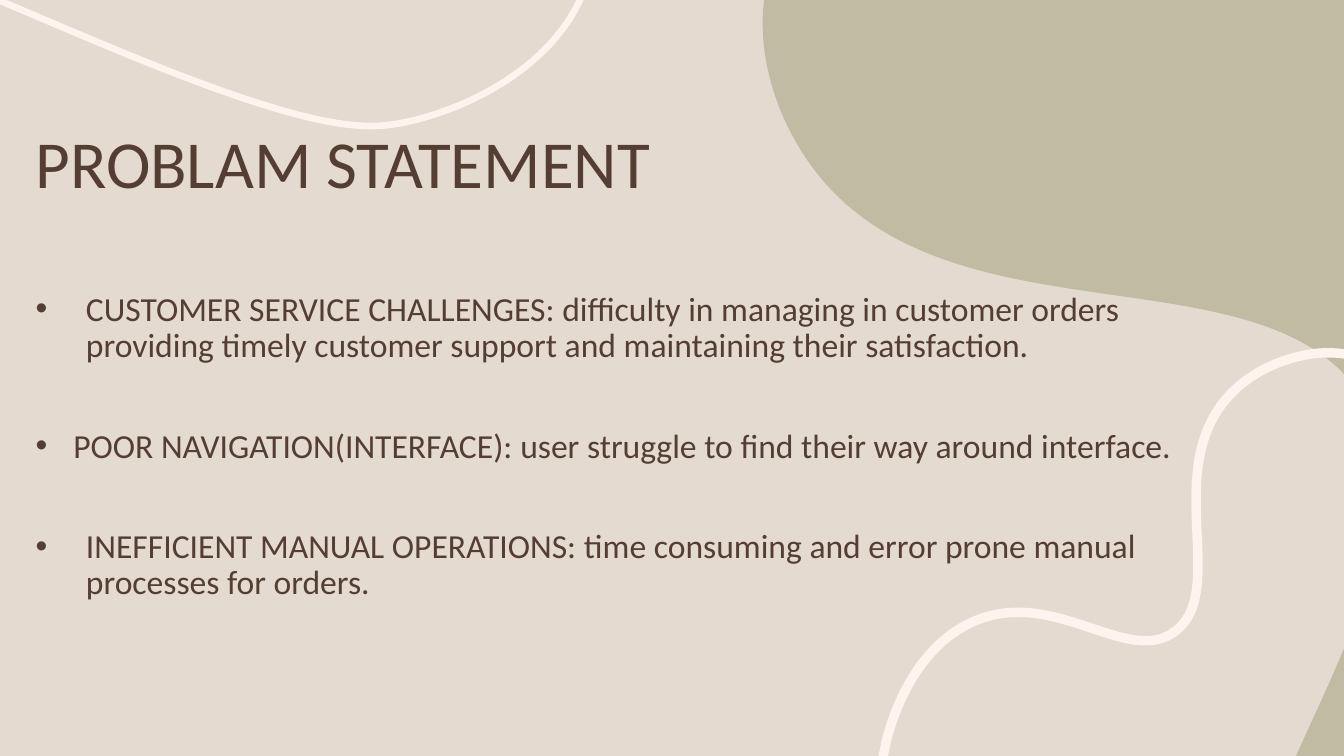
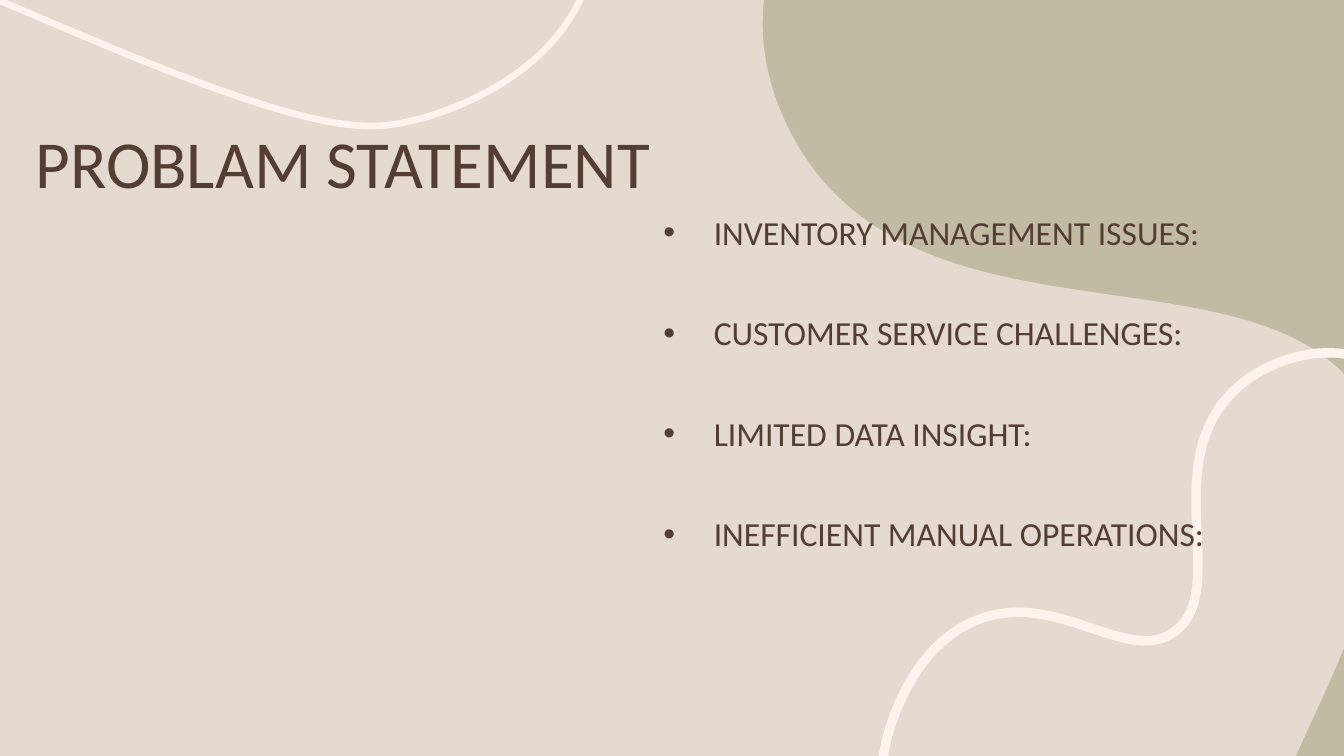
Before and after one commit to rebecca329/Bakewise, a slide deck: slide 4 of BAKERY.pptx. Drawn at 1344x756 pixels with LibreOffice and Linux fonts; fonts in the diff are those of the drawing. Boxes give left, top, right and bottom in pixels: in the first picture for what was removed or moved away, otherwise in the second. Text is boxed around its words. In the diff, an @@ line names an element or a change of style, - is before the commit and + after.

```diff
--- a/BAKERY.pptx
+++ b/BAKERY.pptx
@@ text at [714,217,1204,546]: text changed @@
-• CUSTOMER SERVICE CHALLENGES: difficulty in managing in customer orders providing timely customer support and maintaining their satisfaction.
-• POOR NAVIGATION(INTERFACE): user struggle to find their way around interface.
-• INEFFICIENT MANUAL OPERATIONS: time consuming and error prone manual processes for orders.
+• INVENTORY MANAGEMENT ISSUES:
+• CUSTOMER SERVICE CHALLENGES:
+• LIMITED DATA INSIGHT:
+• INEFFICIENT MANUAL OPERATIONS:
```
Also in this commit, not shown: 3 other slides changed, 2 slides added, 2 slides removed, 1 other file.
